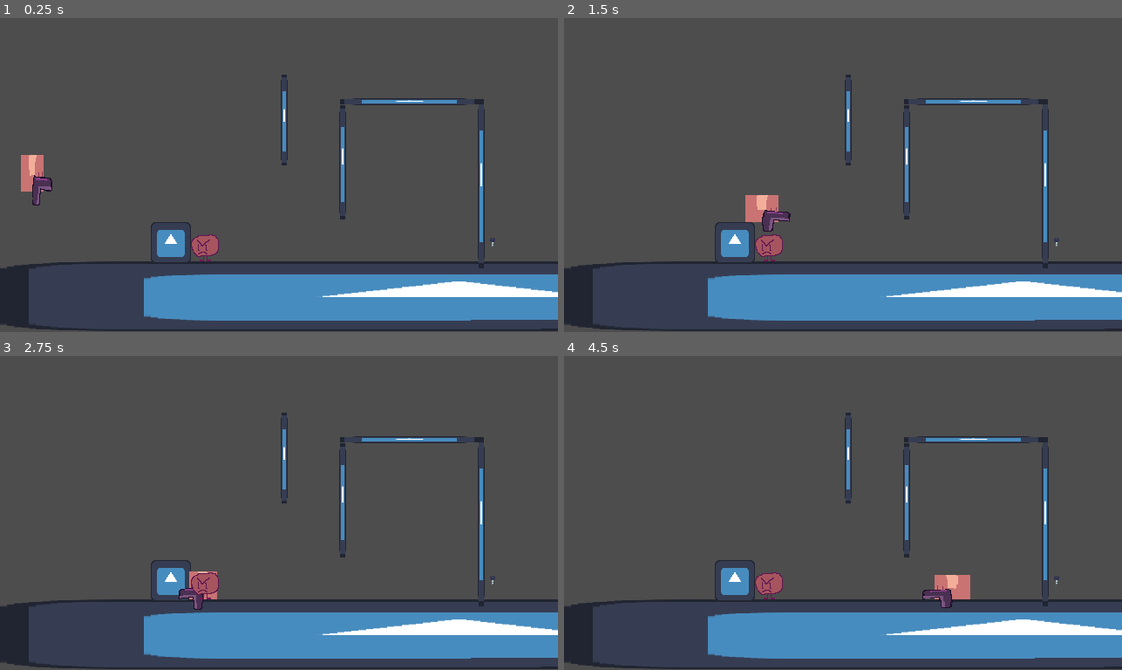
Above: before the commit, frames 1-4 (two rows, left to right).
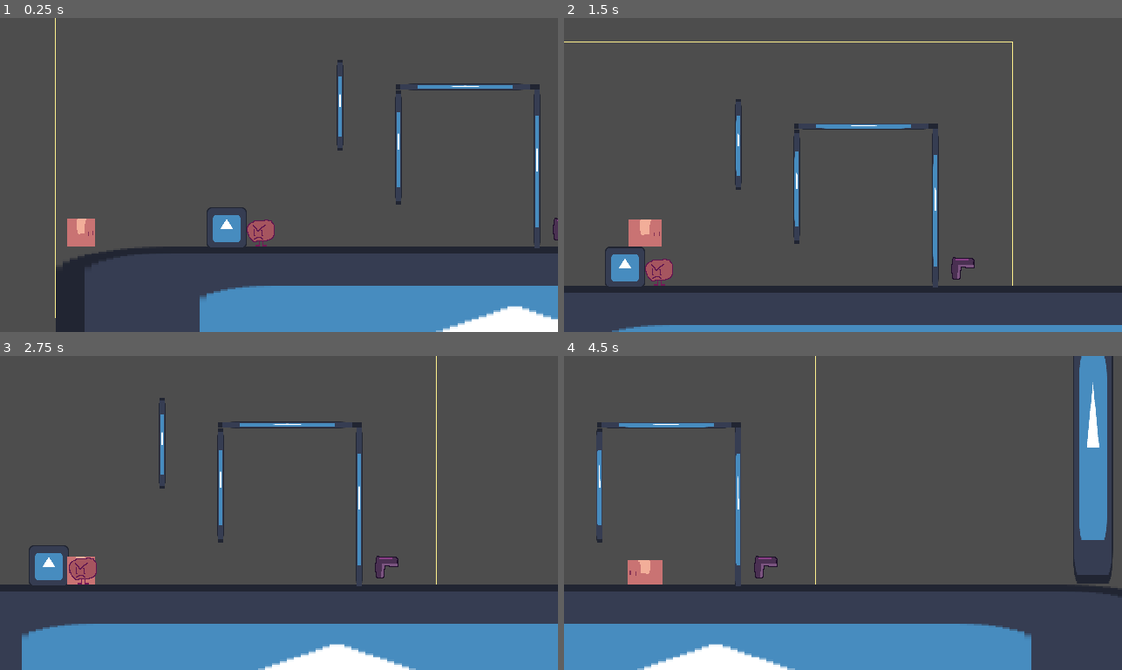
Above: after the commit, the same moments.

Repository: ben360xx/Outta-The-Box-Game-Jam
Game: Godot game, scene res://Scenes/Test.tscn
The game is run twice, just before and just after one commit, with the same random seed, the same clock (stepped at 60 frames per second) and the same inputs. This scene is started directly instead of the project's main scene. The engine's default icon, where the game draws it, is replaced by a stand-in: a white triangle on a blue panel in a dark square.
Inputs (mouse positions are in pixels of both pictures, inside the frame that each line leads up to):
- Up to frame 1 (0.25 s): no input
- Up to frame 2 (1.5 s): tap Enter at 0.5 s; move the mouse to (965, 159) at 0.52 s; hold D (RIGHT) from 0.53 s (still down); click (965, 159) at 0.6 s; tap W (UP) at 0.77 s; move the mouse to (731, 190) at 1.27 s; click (731, 190) at 1.35 s
- Up to frame 3 (2.75 s): tap W (UP) at 1.52 s; move the mouse to (334, 443) at 2.02 s; release D (RIGHT) at 2.03 s; hold A (LEFT) from 2.03 s (still down); click (334, 443) at 2.1 s
- Up to frame 4 (4.5 s): move the mouse to (815, 575) at 2.77 s; release A (LEFT) at 2.78 s; hold D (RIGHT) 2.78-4.28 s; click (815, 575) at 2.85 s; tap W (UP) at 3.02, 3.77 s; move the mouse to (1010, 560) at 3.52 s; click (1010, 560) at 3.6 s; move the mouse to (675, 465) at 4.27 s; hold A (LEFT) from 4.28 s (still down); click (675, 465) at 4.35 s

The runs differ from the first frame. In frame 1, 18% of the frame differs, in the area x 0-100%, y 0-100%; in frame 2, 20%; in frame 3, 18%; in frame 4, 22%.

Commit message:
Added polish to gun

Diff:
--- /dev/null
+++ b/Scenes/Scolding.tscn
@@ -0,0 +1,9 @@
+[gd_scene format=3 uid="uid://b5nopl7vaei8n"]
+
+[node name="Node2D" type="Node2D" unique_id=677316196]
+
+[node name="Label" type="Label" parent="." unique_id=2008480464]
+offset_right = 40.0
+offset_bottom = 23.0
+text = "You weren't supposed to have that. I can't have anymore sequence breaks"
+autowrap_mode = 3
--- a/Scenes/Test.tscn
+++ b/Scenes/Test.tscn
@@ -14,7 +14,7 @@
 size = Vector2(128.00003, 129.60002)
 
 [sub_resource type="RectangleShape2D" id="RectangleShape2D_mma61"]
-size = Vector2(7, 15)
+size = Vector2(28, 25)
 
 [sub_resource type="RectangleShape2D" id="RectangleShape2D_3la1u"]
 size = Vector2(28, 28)
@@ -31,8 +31,8 @@
 texture = ExtResource("1_ko2s7")
 
 [node name="Floor" type="Sprite2D" parent="." unique_id=1407332337]
-position = Vector2(526.50006, 319)
-scale = Vector2(8.226563, 0.62499994)
+position = Vector2(526.50006, 399)
+scale = Vector2(8.226563, 1.875)
 texture = ExtResource("2_0dy5s")
 
 [node name="StaticBody2D" type="StaticBody2D" parent="Floor" unique_id=2071280138]
@@ -114,22 +114,25 @@
 scale = Vector2(0.99999976, 1.0000001)
 shape = SubResource("RectangleShape2D_efk68")
 
-[node name="Gun_Key" type="Sprite2D" parent="." unique_id=633701124]
-position = Vector2(565, 255)
-texture = ExtResource("3_mma61")
+[node name="Gun" type="Sprite2D" parent="." unique_id=633701124]
+position = Vector2(581, 256)
+texture = ExtResource("8_rxb08")
 
-[node name="Area2D" type="Area2D" parent="Gun_Key" unique_id=1471177350]
+[node name="Area2D" type="Area2D" parent="Gun" unique_id=1471177350]
 script = ExtResource("4_ki7sg")
 
-[node name="CollisionShape2D" type="CollisionShape2D" parent="Gun_Key/Area2D" unique_id=1044727540]
-position = Vector2(-0.5, 2.5)
+[node name="CollisionShape2D" type="CollisionShape2D" parent="Gun/Area2D" unique_id=1044727540]
+position = Vector2(3, 2.5)
 shape = SubResource("RectangleShape2D_mma61")
 
 [node name="Player" type="CharacterBody2D" parent="." unique_id=1900342139]
-position = Vector2(37, 140)
+position = Vector2(29, 260)
 up_direction = Vector2(0, 1)
 script = ExtResource("3_efk68")
 fallGraV = 1.6
+
+[node name="Camera2D" type="Camera2D" parent="Player" unique_id=1747968649]
+position = Vector2(227, -66)
 
 [node name="Sprite" type="Node2D" parent="Player" unique_id=995100562]
 position = Vector2(0, 16)
@@ -153,17 +156,15 @@
 position = Vector2(235, 263)
 texture = ExtResource("6_06fis")
 
-[node name="Camera2D" type="Camera2D" parent="." unique_id=1747968649]
-position = Vector2(320, 180)
-
-[node name="Sprite2D" type="Sprite2D" parent="." unique_id=1712060004]
+[node name="Key" type="Sprite2D" parent="." unique_id=1712060004]
 position = Vector2(963, -58)
 texture = ExtResource("3_mma61")
 
-[node name="Area2D" type="Area2D" parent="Sprite2D" unique_id=474098520]
+[node name="Key_Area" type="Area2D" parent="Key" unique_id=474098520]
 
-[node name="CollisionShape2D" type="CollisionShape2D" parent="Sprite2D/Area2D" unique_id=1844387707]
+[node name="CollisionShape2D" type="CollisionShape2D" parent="Key/Key_Area" unique_id=1844387707]
 position = Vector2(-0.6479492, 2.6123123)
 shape = SubResource("RectangleShape2D_ki7sg")
 
-[connection signal="body_entered" from="Gun_Key/Area2D" to="Player" method="_on_area_2d_body_entered"]
+[connection signal="body_entered" from="Gun/Area2D" to="Player" method="_on_area_2d_body_entered"]
+[connection signal="body_entered" from="Key/Key_Area" to="Player" method="_on_key_area_body_entered"]
--- a/Scripts/player.gd
+++ b/Scripts/player.gd
@@ -15,10 +15,8 @@
 func _ready() -> void:
 	up_direction = Vector2.UP
 	FinalGrav = grav
-
-
+	get_node("Sprite/Sprite/Gun").hide()
 func _physics_process(delta: float) -> void:
-
 	# Gravity
 	if not is_on_floor():
 		if velocity.y > 0:
@@ -73,3 +71,10 @@
 
 func _on_area_2d_body_entered(body: Node2D) -> void:
 	gun = true
+	get_node("Sprite/Sprite/Gun").show()
+	get_parent().get_node("Gun").queue_free()
+
+
+func _on_key_area_body_entered(body: Node2D) -> void:
+	var scene = load("res://Scenes/Scolding.tscn")
+	scene.instantiate()
Not shown: 1 places in Scenes/Test.tscn that only renumber resources
